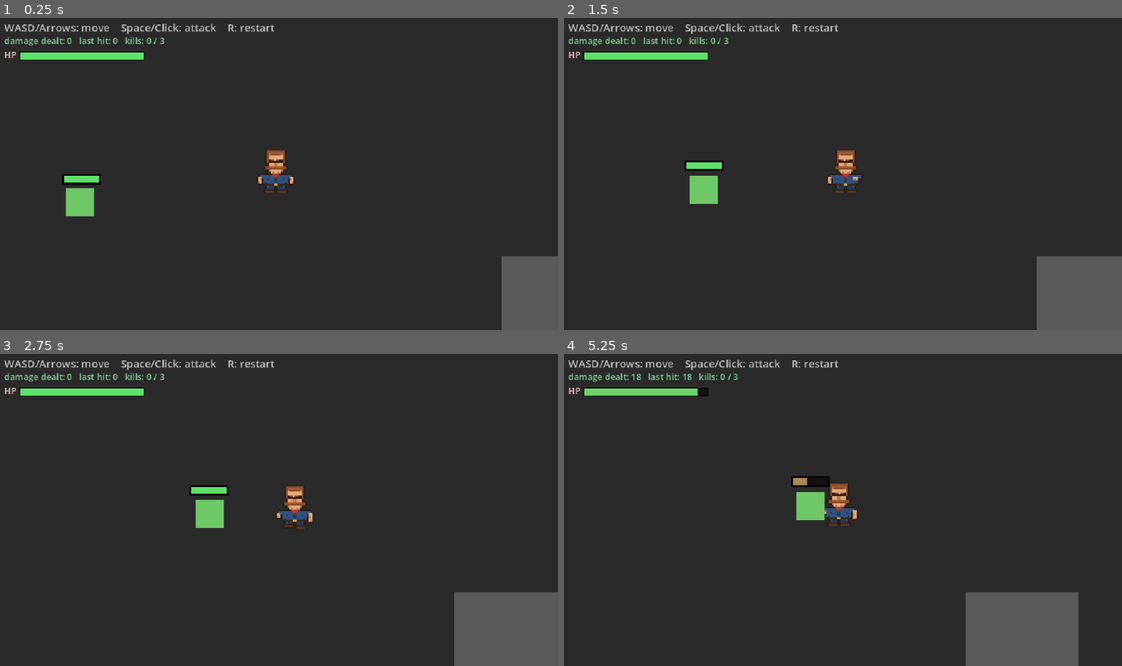
Above: before the commit, frames 1-4 (two rows, left to right).
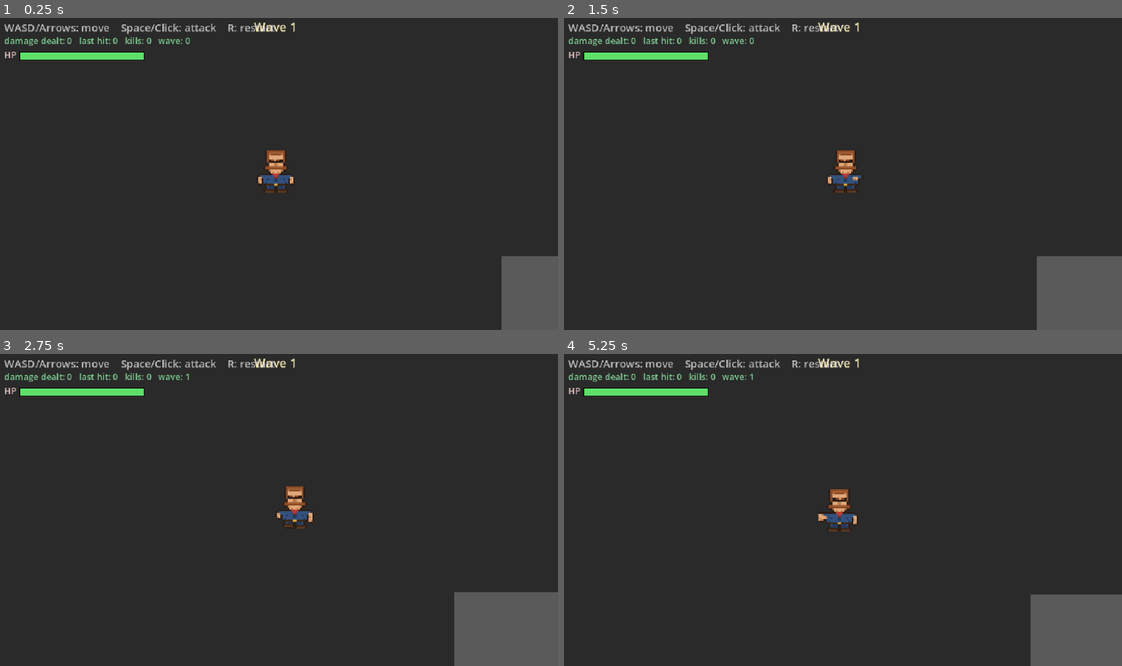
Above: after the commit, the same moments.

Repository: WizardsAcademy/newgame
Game: Godot game, scene res://scenes/main.tscn
The game is run twice, just before and just after one commit, with the same random seed, the same clock (stepped at 60 frames per second) and the same inputs.
Inputs (mouse positions are in pixels of both pictures, inside the frame that each line leads up to):
- Up to frame 1 (0.25 s): no input
- Up to frame 2 (1.5 s): tap Enter at 0.5 s; move the mouse to (965, 155) at 0.52 s; hold D (move_right) 0.53-1.25 s; hold Space (attack) 0.53-1.25 s; click (965, 155) at 0.67 s; drag from (725, 186) to (887, 170) at 1.27 s
- Up to frame 3 (2.75 s): move the mouse to (334, 438) at 2.02 s; hold D (move_right) from 2.03 s (still down); hold Space (attack) from 2.03 s (still down)
- Up to frame 4 (5.25 s): release D (move_right) at 2.75 s; release Space (attack) at 2.75 s; drag from (809, 572) to (859, 506) at 2.77 s; move the mouse to (1010, 553) at 3.52 s; hold A (move_left) 3.53-4.25 s; hold Space (attack) 3.53-4.25 s; drag from (670, 460) to (815, 510) at 4.27 s; move the mouse to (865, 506) at 5.02 s; hold S (move_down) from 5.03 s (still down); hold Space (attack) from 5.03 s (still down); click (865, 506) at 5.17 s

The runs differ from the first frame. In frame 1, 0.9% of the frame differs, in the area x 11-53%, y 1-64%; in frame 2, 0.9%; in frame 3, 0.9%; in frame 4, 6.2%, in the area x 12-100%, y 1-100%.

Commit message:
Phase 5: infinite wave system with scaling difficulty
- New WaveSpawner: endless waves, delay between waves, min spawn
  distance from player, per-wave scaling (count/hp/speed/damage)
- Removed the 3 hand-placed Slimes from main.tscn
- main.gd: HUD wave banner, kill/wave stats, Game Over stops spawning
- Wave3 HUD label added, signals wired to main.gd

Generated by Mistral Vibe.
Co-Authored-By: Mistral Vibe <vibe@mistral.ai>

Diff:
--- a/scenes/main.tscn
+++ b/scenes/main.tscn
@@ -1,9 +1,9 @@
 [gd_scene load_steps=8 format=3]
 
 [ext_resource type="PackedScene" path="res://scenes/player/Player.tscn" id="1_player_scene"]
-[ext_resource type="PackedScene" path="res://scenes/enemies/Slime.tscn" id="2_slime_scene"]
 [ext_resource type="Script" path="res://scripts/main.gd" id="3_main_script"]
 [ext_resource type="Script" path="res://scripts/ui/health_bar.gd" id="4_health_bar"]
+[ext_resource type="Script" path="res://scripts/enemies/wave_spawner.gd" id="5_wave_spawner"]
 
 [sub_resource type="RectangleShape2D" id="RectangleShape2D_wall_h"]
 size = Vector2(1280, 32)
@@ -130,14 +130,8 @@
 
 [node name="Enemies" type="Node2D" parent="."]
 
-[node name="Slime1" parent="Enemies" instance=ExtResource("2_slime_scene")]
-position = Vector2(200, 200)
-
-[node name="Slime2" parent="Enemies" instance=ExtResource("2_slime_scene")]
-position = Vector2(600, 400)
-
-[node name="Slime3" parent="Enemies" instance=ExtResource("2_slime_scene")]
-position = Vector2(1000, 300)
+[node name="WaveSpawner" type="Node2D" parent="."]
+script = ExtResource("5_wave_spawner")
 
 [node name="UI" type="CanvasLayer" parent="."]
 
@@ -159,8 +153,21 @@
 theme_override_font_sizes/font_size = 10
 text = "damage dealt: 0    last hit: 0    kills: 0 / 3"
 
-[node name="HPText" type="Label" parent="UI"]
-offset_left = 12.0
+[node name="WaveLabel" type="Label" parent="UI"]
+anchors_preset = 5
+anchor_left = 0.5
+anchor_right = 0.5
+offset_left = -100.0
+offset_top = 6.0
+offset_right = 100.0
+offset_bottom = 28.0
+grow_horizontal = 2
+theme_override_colors/font_color = Color(1, 0.95, 0.75, 0.95)
+theme_override_font_sizes/font_size = 14
+text = "Wave 1"
+horizontal_alignment = 1
+
+[node name="HPText" type="Label" parent="UI"]offset_left = 12.0
 offset_top = 40.0
 offset_right = 60.0
 offset_bottom = 58.0
--- /dev/null
+++ b/scripts/enemies/wave_spawner.gd
@@ -0,0 +1,230 @@
+extends Node2D
+## WaveSpawner - the heartbeat of the roguelike loop.
+##
+## Spawns waves of enemies until the player dies. Each wave is a bit
+## bigger, faster and tougher than the last. When every enemy of a wave
+## is dead there is a short breather, then the next wave rolls in.
+##
+## Design notes (why it works the way it does):
+##  - SIGNAL-based: the spawner never touches the HUD or Main directly.
+##    It broadcasts wave_started / enemy_spawned / wave_cleared and lets
+##    listeners connect. Deleting the HUD cannot break spawning.
+##  - Spawnpoints are chosen inside the arena (inset from the walls) and
+##    always at LEAST min_spawn_distance away from the player, so nothing
+##    ever appears on top of Borzo out of nowhere.
+##  - Enemy stat scaling is additive, like the slime death slide:
+##    every wave nudges speed / health / damage up a little.
+##
+##   wave: 1    2    3    4    5   ...
+##   count: 3   4    5    6    7   ...   (base_count + wave - monsters_per_wave_step...)
+##   hp:   30   40   50   60   70   ...
+##   speed: 45  50   55   60   65   ...  (capped at max_move_speed)
+
+# =====================================================================
+# SIGNALS
+# =====================================================================
+
+## A new wave started. `wave_number` is 1-based (1, 2, 3, ...).
+signal wave_started(wave_number: int, enemy_count: int)
+
+## All enemies of the current wave are dead.
+signal wave_cleared(wave_number: int)
+
+## A fresh enemy just appeared in the world (Main listens to wire its
+## `died` signal into the kill counter).
+signal enemy_spawned(enemy: Node)
+
+
+# =====================================================================
+# EXPORTED SETTINGS
+# =====================================================================
+
+## The scene to instantiate for each enemy.
+@export var enemy_scene: PackedScene = preload("res://scenes/enemies/Slime.tscn")
+
+## Enemies in wave 1. wave N has base_count + (N - 1) * count_per_wave.
+@export var base_count: int = 3
+
+## Extra enemies added per wave.
+@export var count_per_wave: int = 1
+
+## Slime health in wave 1; +hp_per_wave each wave.
+@export var base_health: int = 30
+@export var hp_per_wave: int = 10
+
+## Slime speed in wave 1; +speed_per_wave each wave, capped.
+@export var base_speed: float = 45.0
+@export var speed_per_wave: float = 5.0
+@export var max_speed: float = 90.0
+
+## Slime damage in wave 1; +1 every damage_step waves.
+@export var base_damage: int = 8
+@export var damage_step: int = 3
+
+## Seconds between enemies of the same wave trickling in.
+@export var spawn_interval: float = 0.6
+
+## Breather after a wave is cleared, before the next one starts.
+@export var rest_between_waves: float = 2.5
+
+## Delay after the scene boots before wave 1 starts (orientation time).
+@export var first_wave_delay: float = 1.5
+
+# --- Arena bounds (inset from the walls of the 1280x720 test arena) ---
+## Spawn candidates are inside this rectangle.
+@export var arena_rect: Rect2 = Rect2(70, 70, 1140, 580)
+
+## Never spawn closer than this to the player.
+@export var min_spawn_distance: float = 220.0
+
+## Max tries to find a spawnpoint far enough from the player; after that
+## we accept the last candidate (soft limit beats freezing).
+@export var max_spawn_tries: int = 20
+
+
+# =====================================================================
+# STATE
+# =====================================================================
+
+## Current wave number, 0 = nothing started yet.
+var wave_number: int = 0
+
+## Enemies of the current wave still alive.
+var enemies_alive: int = 0
+
+## Total enemies ever spawned, used to build unique names.
+var total_spawned: int = 0
+
+## Set by stop_spawning() - the spawner finishes silently after that.
+var _stopped: bool = false
+
+## Guards the async _run_waves() loop so it can never start twice.
+var _running: bool = false
+
+
+# =====================================================================
+# SETUP + MAIN LOOP
+# =====================================================================
+
+func _ready() -> void:
+	start_spawning()
+
+
+## Kicks off the async wave loop exactly once.
+func start_spawning() -> void:
+	if _running:
+		return
+	_running = true
+	_run_waves()
+
+
+## Player died: the war is over, no more waves. Safe to call any time.
+func stop_spawning() -> void:
+	_stopped = true
+
+
+## The one long-running coroutine: delay -> wave -> rest -> wave ...
+## Every `await` re-checks _stopped, so death cleanly unwinds it.
+func _run_waves() -> void:
+	await _sleep(first_wave_delay)
+
+	while not _stopped:
+		wave_number += 1
+		var count := base_count + (wave_number - 1) * count_per_wave
+		wave_started.emit(wave_number, count)
+		print("[Wave] Wave ", wave_number, " starting - ", count, " enemies")
+
+		enemies_alive = 0
+		for i in count:
+			await _sleep(spawn_interval)
+			if _stopped:
+				return
+			_spawn_enemy()
+			enemies_alive += 1
+
+		# Wait until the player has squashed every enemy of this wave.
+		while enemies_alive > 0 and not _stopped:
+			await _sleep(0.25)
+		if _stopped:
+			return
+
+		wave_cleared.emit(wave_number)
+		print("[Wave] Wave ", wave_number, " cleared!")
+		await _sleep(rest_between_waves)
+
+
+## Create one scaled enemy, place it far from the player, and announce it.
+func _spawn_enemy() -> void:
+	var enemy := enemy_scene.instantiate()
+	if enemy == null:
+		return
+
+	# --- Wave scaling: push the exported stats before add_child(), so
+	# the enemy's _ready() clamps see the final values.
+	enemy.max_health = base_health + (wave_number - 1) * hp_per_wave
+	enemy.current_health = enemy.max_health
+	enemy.move_speed = minf(base_speed + (wave_number - 1) * speed_per_wave, max_speed)
+	# The floor() here is intentional: damage grows in whole steps of
+	# `damage_step` waves, so 1 / 3 must discard the decimal part.
+	enemy.attack_damage = base_damage + floori((wave_number - 1) / float(damage_step))
+
+	# The Enemy parent must exist so damage numbers and kill counting
+	# keep working exactly like the hand-placed slimes did.
+	var parent := get_parent().get_node_or_null("Enemies")
+	if parent == null:
+		parent = get_parent()
+	parent.add_child(enemy)
+
+	enemy.global_position = _pick_spawn_position()
+	# Give the enemy a readable name BEFORE the log line - otherwise Godot
+	# shows auto-generated names like "@CharacterBody2D@2".
+	total_spawned += 1
+	enemy.name = "Slime_W%d_%d" % [wave_number, total_spawned]
+	print("[Wave] Spawned ", enemy.name,
+		" hp=", enemy.max_health,
+		" speed=", enemy.move_speed,
+		" dmg=", enemy.attack_damage)
+
+	# Pop-in feel: scale from 0 up over a blink of an eye.
+	enemy.visuals.scale = Vector2.ZERO
+	var tween := enemy.create_tween()
+	tween.tween_property(enemy.visuals, "scale", Vector2.ONE, 0.2)\
+		.set_trans(Tween.TRANS_BACK).set_ease(Tween.EASE_OUT)
+
+	enemy_spawned.emit(enemy)
+
+
+## A random point inside the arena, at least min_spawn_distance away
+## from the player. Player may be null right after death - then any
+## point works.
+func _pick_spawn_position() -> Vector2:
+	var player_node: Node2D = get_tree().get_first_node_in_group("player")
+	var pos := arena_rect.position
+	var tries := 0
+	while tries < max_spawn_tries:
+		tries += 1
+		pos = Vector2(
+			randf_range(arena_rect.position.x, arena_rect.end.x),
+			randf_range(arena_rect.position.y, arena_rect.end.y),
+		)
+		if player_node == null or not is_instance_valid(player_node):
+			break
+		if pos.distance_to(player_node.global_position) >= min_spawn_distance:
+			break
+	return pos
+
+
+## Sleep that survives the node leaving the tree.
+func _sleep(seconds: float) -> void:
+	await get_tree().create_timer(seconds).timeout
+
+
+# =====================================================================
+# BOOK-KEEPING
+# =====================================================================
+
+## Call this the moment a wave enemy dies (Main forwards the enemy's
+## `died` signal). When it reaches zero, the wave loop unblocks itself
+## - see _run_waves().
+func notify_enemy_died() -> void:
+	enemies_alive = maxi(enemies_alive - 1, 0)
--- a/scripts/main.gd
+++ b/scripts/main.gd
@@ -9,6 +9,9 @@
 ##   Slime.died                   -> kill counter
 ##   Slime.health_changed(hp,max) -> (nothing yet - a good place for a
 ##                                   target health bar in a later phase)
+##   WaveSpawner.wave_started(n)  -> "Wave N" banner in the HUD
+##   WaveSpawner.wave_cleared(n)  -> "cleared" message in the HUD
+##   WaveSpawner.enemy_spawned(e) -> watch the new enemy like the others
 ##
 ## Because the level connects these signals, deleting the HUD cannot
 ## break combat, and adding a combo counter does not touch player.gd.
@@ -23,6 +26,8 @@
 @onready var stats_label: Label = $UI/Stats
 @onready var player_health_bar: Node2D = $UI/PlayerHealthBar
 @onready var game_over_screen: Control = $UI/GameOver
+@onready var wave_spawner: Node2D = $WaveSpawner
+@onready var wave_label: Label = $UI/WaveLabel
 
 
 # =====================================================================
@@ -32,6 +37,8 @@
 var total_damage_dealt: int = 0
 var last_hit_damage: int = 0
 var kills: int = 0
+## Current wave number, shown in the debug label.
+var wave_number: int = 0
 ## True once the player died and the Game Over overlay is showing.
 var game_is_over: bool = false
 
@@ -52,6 +59,12 @@
 
 	for enemy in enemies_root.get_children():
 		_watch_enemy(enemy)
+
+	# --- Wave system wiring -------------------------------------------
+	# The spawner owns the wave state machine; the level only listens.
+	wave_spawner.wave_started.connect(_on_wave_started)
+	wave_spawner.wave_cleared.connect(_on_wave_cleared)
+	wave_spawner.enemy_spawned.connect(_on_enemy_spawned)
 
 	# Seed the health bar with the starting health BEFORE anything can
 	# hit us (the bar redraws on every health_changed anyway).
@@ -81,7 +94,33 @@
 
 func _on_enemy_died() -> void:
 	kills += 1
+	# Tell the spawner an enemy is gone - the wave is "cleared" only
+	# when its live counter reaches zero, so every death must be
+	# reported back. This is the one place where the level feeds a
+	# signal *into* the spawner instead of only listening.
+	wave_spawner.notify_enemy_died()
 	_update_stats_label()
+
+
+# ---------------------------------------------------------------------
+# WAVE SIGNAL HANDLERS
+# ---------------------------------------------------------------------
+
+func _on_wave_started(number: int, _enemy_count: int) -> void:
+	wave_number = number
+	wave_label.text = "Wave %d" % number
+	_update_stats_label()
+
+
+func _on_wave_cleared(number: int) -> void:
+	# A short celebratory message before the next wave banner replaces it.
+	wave_label.text = "Wave %d cleared!" % number
+
+
+func _on_enemy_spawned(enemy: Node) -> void:
+	# Enemies spawned by the spawner get the same treatment as the
+	# static ones used to: kill counting + damage numbers.
+	_watch_enemy(enemy)
 
 
 func _on_player_health_changed(current: int, max_health: int) -> void:
@@ -91,6 +130,9 @@
 func _on_player_died() -> void:
 	game_is_over = true
 	game_over_screen.visible = true
+	# Stop the wave machine immediately - no point spawning enemies
+	# into an empty arena while the Game Over screen is up.
+	wave_spawner.stop_spawning()
 	# Optional juice: a last big shudder when Borzo hits the floor.
 	ScreenShake.shake(6.0, 0.35)
 
@@ -106,11 +148,13 @@
 func _update_stats_label() -> void:
 	if stats_label == null:
 		return
-	stats_label.text = "damage dealt: %d   last hit: %d   kills: %d / %d" % [
+	# Enemies are no longer static scene children (the spawner owns
+	# them), so we show the wave number instead of a live count.
+	stats_label.text = "damage dealt: %d   last hit: %d   kills: %d   wave: %d" % [
 		total_damage_dealt,
 		last_hit_damage,
 		kills,
-		enemies_root.get_child_count(),
+		wave_number,
 	]
 
 
